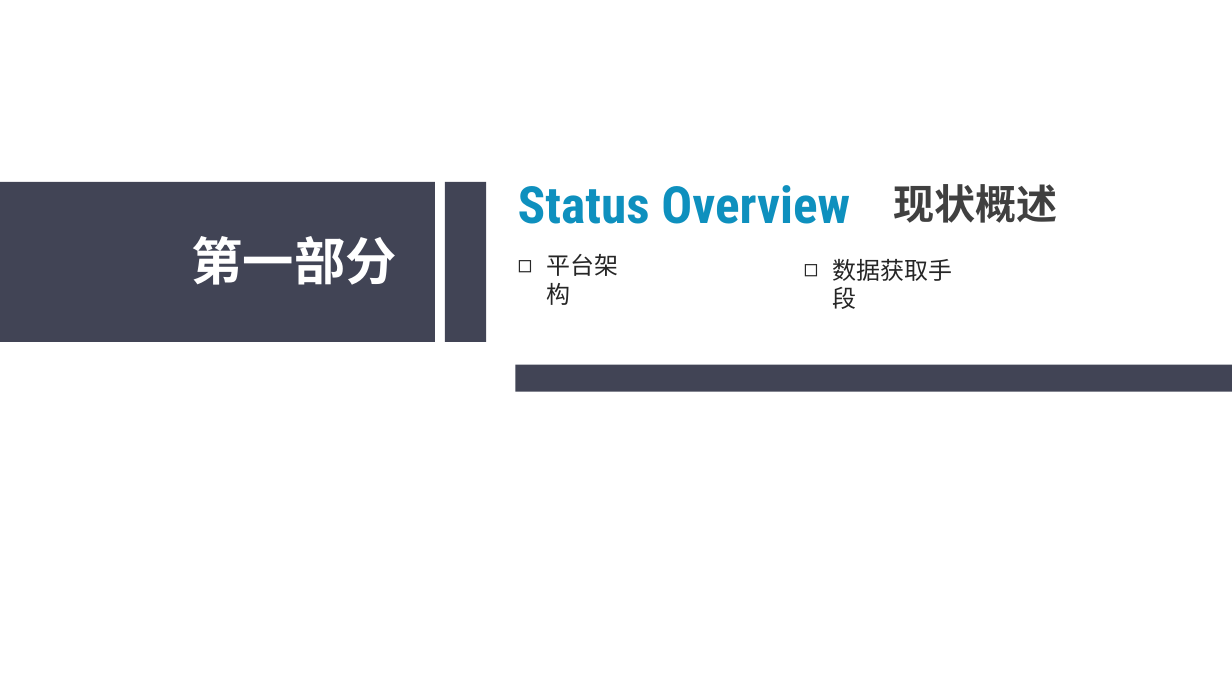
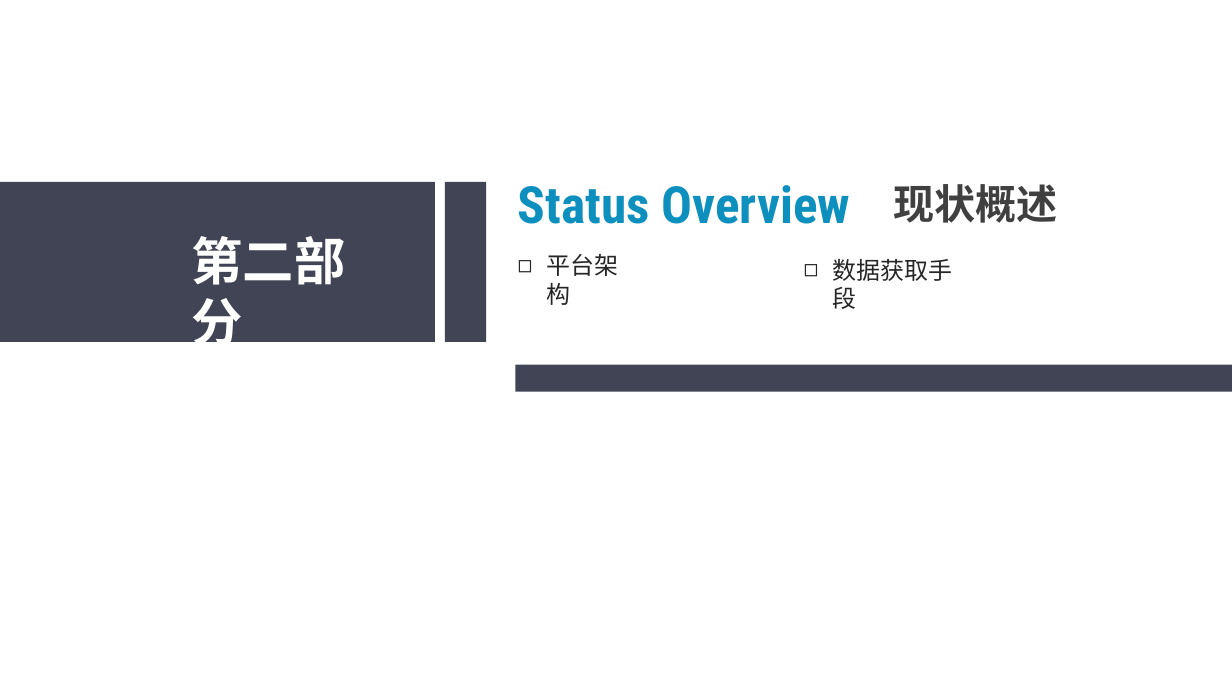
Before and after one commit to sunliangliang9201/interview_prepare, a slide deck: slide 10 of 在线阶段汇报20190606.pptx (slide 3 before the commit). Drawn at 1232x693 pixels with LibreOffice and Linux fonts; fonts in the diff are those of the drawing. Boxes give left, top, right and bottom in pixels: in the first picture for what was removed or moved away, otherwise in the second. Text is boxed around its words. In the diff, an @@ line names an element or a change of style, - is before the commit and + after.

```diff
--- a/在线阶段汇报20190606.pptx
+++ b/在线阶段汇报20190606.pptx
@@ text at box(191, 236, 345, 354): text changed @@
-第一部分
+第二部分
```
Also in this commit, not shown: 4 other slides changed, 8 slides added.
